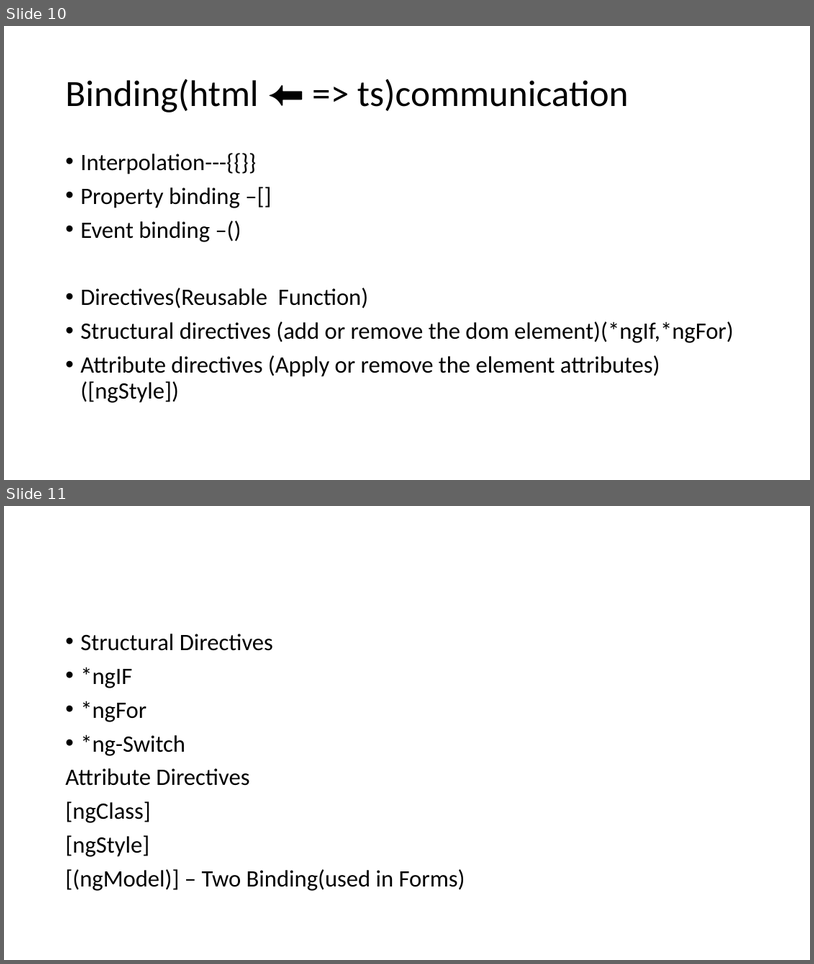
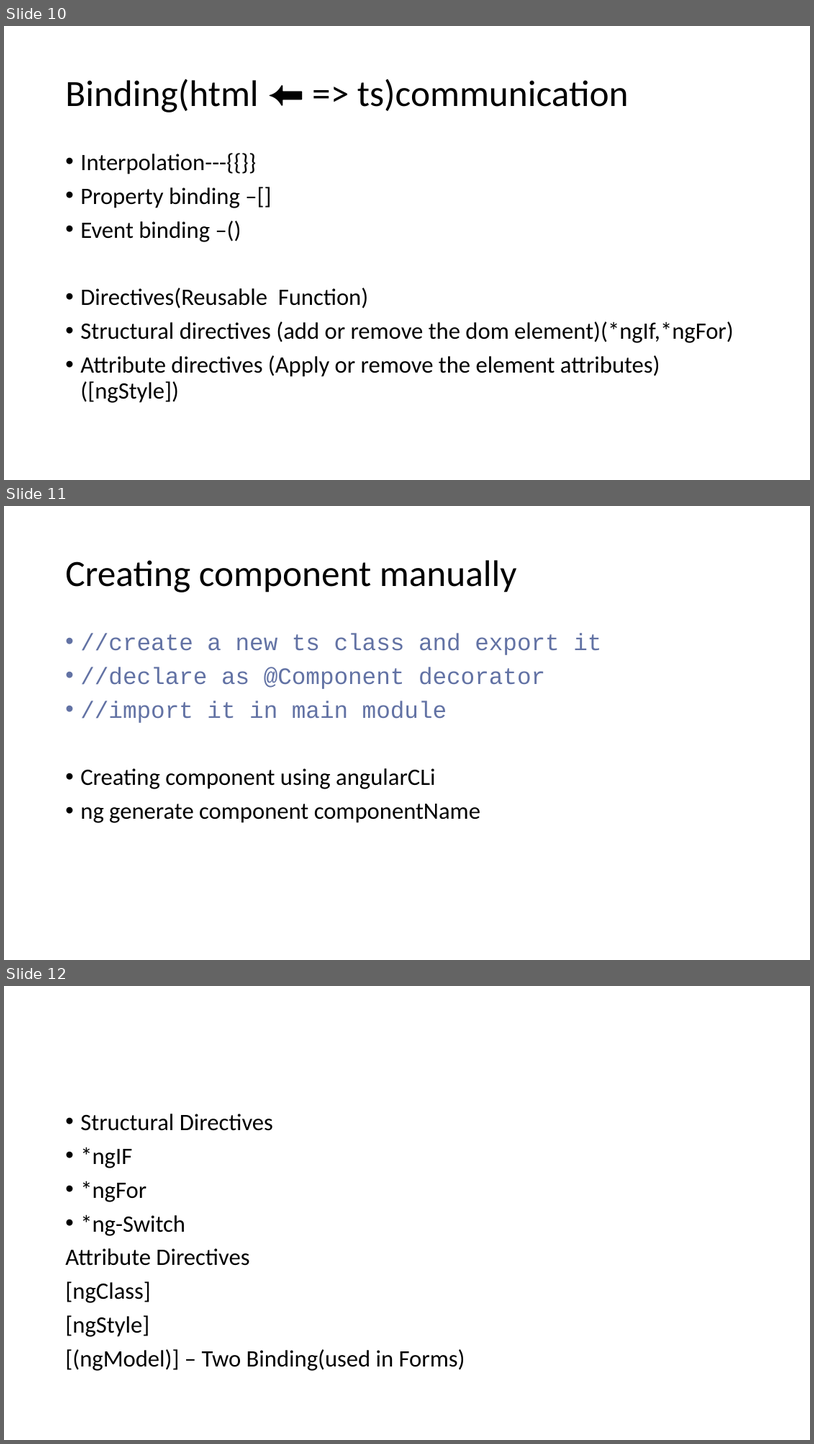
Before and after one commit to 00Maddy/angularDemo, a slide deck: ANGULAR.pptm. Shown one above the other, each under a label of ours: slides 10 and 11 before the commit, slides 10, 11 and 12 after it. The pictures are 814x964 and 814x1444 pixels, drawn with LibreOffice and Linux fonts; fonts in the diff are those of the drawing; background and template pictures are left out. Boxes give left, top, right and bottom in pixels: in the first picture for what was removed or moved away, otherwise in the second. Text is boxed around its words. In the diff, an @@ line names an element or a change of style, - is before the commit and + after.

```diff
--- a/ANGULAR.pptm
+++ b/ANGULAR.pptm
@@ slide 11 added at [4, 506, 810, 960], background #FFFFFF @@
@@ title added at [65, 560, 517, 592], 44 pt, text #000000 @@
+Creating component manually
@@ text added at [80, 633, 602, 823], 28 pt, text #6272A4 @@
+• //create a new ts class and export it
+• //declare as @Component decorator
+• //import it in main module
+• Creating component using angularCLi
+• ng generate component componentName
@@ what was slide 11 is now slide 12 @@
```
Also in this commit, not shown: 11 other files.
